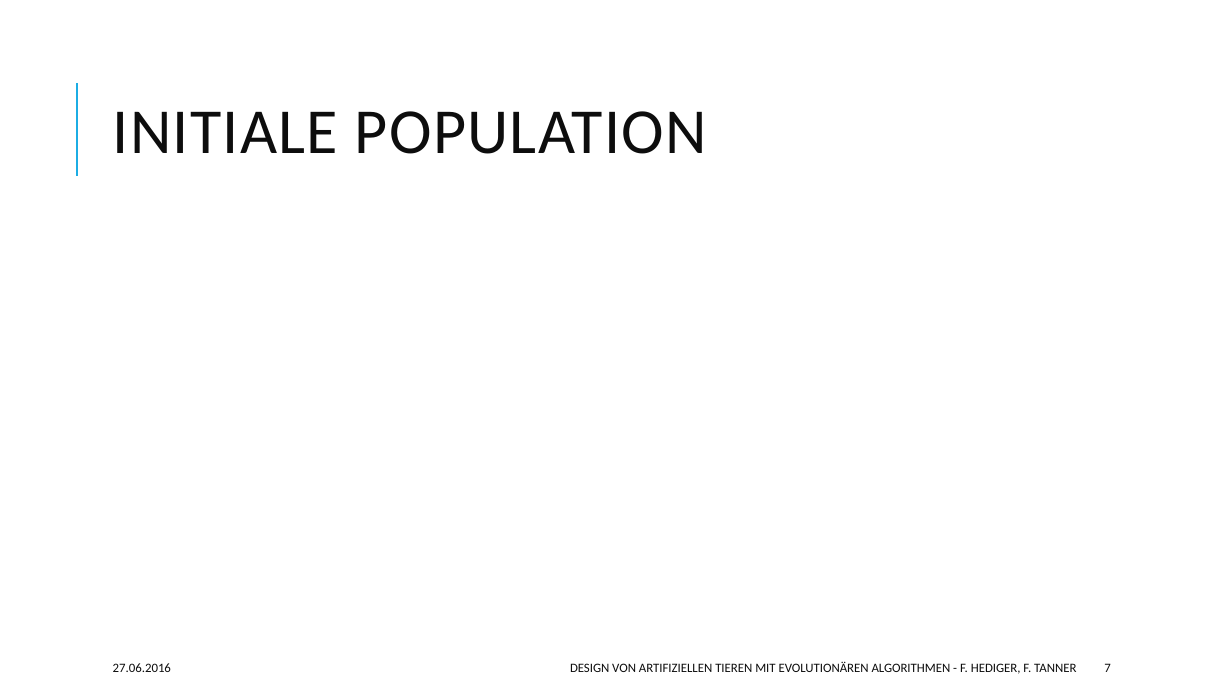
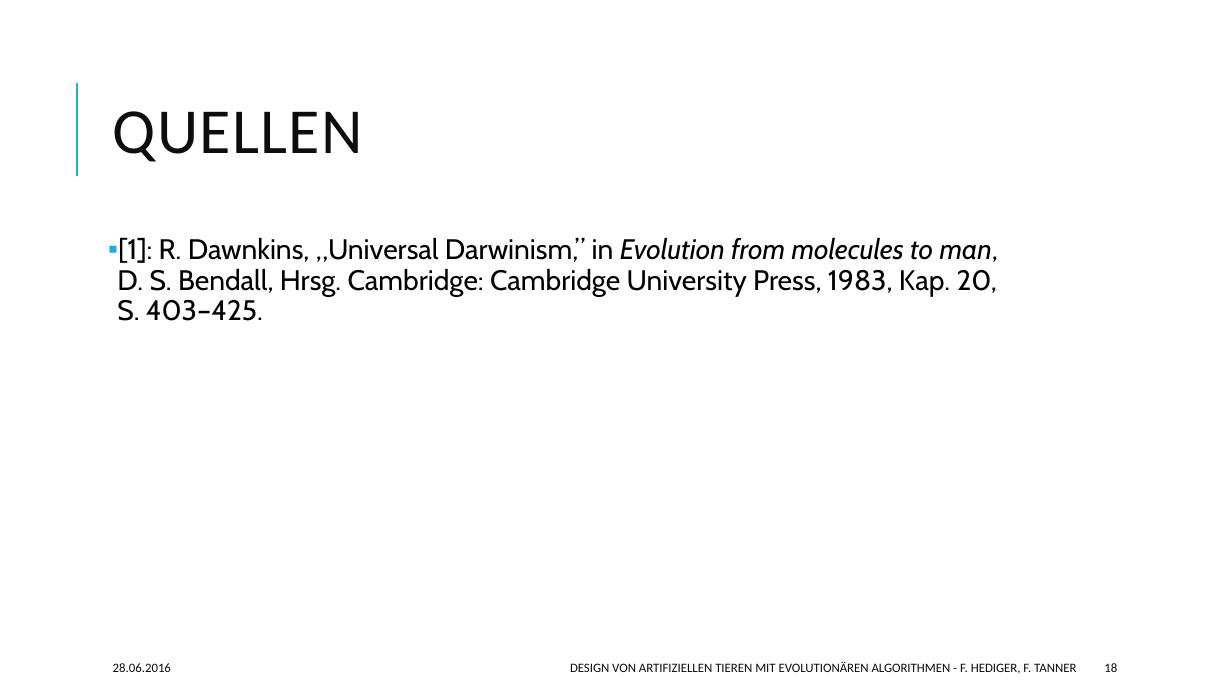
Before and after one commit to hedigerf/evolut, a slide deck: slide 18 of evolutdoc/presentation/presentation.pptx (slide 7 before the commit). Drawn at 1232x693 pixels with LibreOffice and Linux fonts; fonts in the diff are those of the drawing. Boxes give left, top, right and bottom in pixels: in the first picture for what was removed or moved away, otherwise in the second. Text is boxed around its words. In the diff, an @@ line names an element or a change of style, - is before the commit and + after.

```diff
--- a/evolutdoc/presentation/presentation.pptx
+++ b/evolutdoc/presentation/presentation.pptx
@@ title at bbox=[113, 111, 363, 162]: text changed @@
-INITIALE POPULATION
+QUELLEN
@@ text added at bbox=[117, 237, 998, 321], 22 pt, text #000000 @@
+▪ [1]: R. Dawnkins, „Universal Darwinism,” in Evolution from molecules to man,
+  D. S. Bendall, Hrsg. Cambridge: Cambridge University Press, 1983, Kap. 20,
+  S. 403–425.
@@ text at bbox=[113, 663, 171, 672]: text changed @@
-27.06.2016
+28.06.2016
@@ page number at bbox=[1104, 663, 1117, 672]: text changed @@
-7
+18
```
Also in this commit, not shown: 17 other slides changed.
